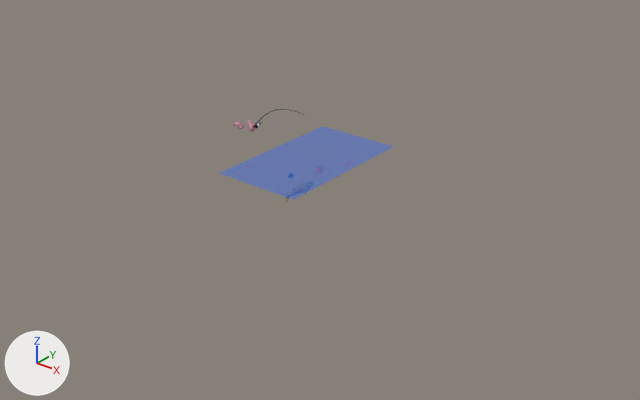
The Blender file models/laghetto.blend as it was, and as the next commit left it.
Camera for both pictures: a 50 mm camera at (15.07, -18.35, 10.25) aimed at (1.64, -1.56, -0.17). The axes (+X, +Y, +Z) are drawn at lower left. The lights are the same throughout.

Names of what the first picture shows: 'Laghetto'.
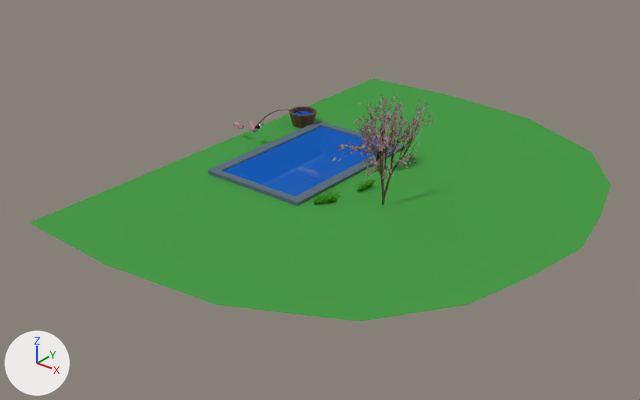
Where the newer file only moved an object's origin or applied its transform, the numbers keep the older frame.

Boxes [x1, y1, x2, y2] around the edits, measured in the pictures (640 x 400 px):
```json
{"object": "Sfondo", "change": "added", "after": [30, 79, 611, 322], "on screen": "green", "faces in mat_mat_prato (its picture is missing)": [30, 79, 611, 322], "faces in mat_mat_sakura (picture img_cherry_blossom_tree_png)": [332, 93, 435, 205], "faces in mat_mat_erbetta (picture img_grass_png)": [311, 143, 416, 205]}
{"object": "Vasca", "change": "shown", "after": [208, 121, 405, 206], "on screen": "blue"}
{"object": "Secchio", "change": "added", "after": [289, 106, 317, 128], "faces in mat_mat_secchio (brown #5e3c25)": [289, 106, 317, 128]}
{"object": "Canna", "change": "moved", "before": [253, 109, 304, 129], "after": [255, 109, 307, 129]}
```

Edits to the scene script, one JSON object a line:
```json
{"op": "add", "block": "img_funtain_png", "code": ["img_funtain_png = load_image('funtain.png', 'textures/funtain.png', 1920, 1080, 'sRGB')"]}
{"op": "add", "block": "img_cherry_blossom_tree_png", "code": ["img_cherry_blossom_tree_png = load_image('cherry_blossom_tree.png', 'textures/cherry_blossom_tree.png', 1109, 907, 'sRGB')"]}
{"op": "add", "block": "img_grass_png", "code": ["img_grass_png = load_image('grass.png', 'textures/grass.png', 5700, 2135, 'sRGB')"]}
{"op": "add", "block": "mat_mat_secchio", "code": ["mat_mat_secchio = principled_material('mat_secchio')", "mat_mat_secchio.base_color = (0.112, 0.0458, 0.0186)  # brown #5e3c25"]}
{"op": "add", "block": "mat_mat_fontana", "code": ["mat_mat_fontana = principled_material('mat_fontana')", "mat_mat_fontana.texture = img_funtain_png  # with its transparency", "mat_mat_fontana.specular_ior_level = 0.0"]}
{"op": "add", "block": "mat_mat_sakura", "code": ["mat_mat_sakura = principled_material('mat_sakura')", "mat_mat_sakura.texture = img_cherry_blossom_tree_png  # with its transparency", "mat_mat_sakura.specular_ior_level = 0.0"]}
{"op": "add", "block": "mat_mat_prato", "code": ["mat_mat_prato = principled_material('mat_prato')", "mat_mat_prato.base_color = (0.0684, 0.33, 0.0683)  # green #4a9b4a", "mat_mat_prato.specular_ior_level = 0.0"]}
{"op": "add", "block": "mat_mat_erbetta", "code": ["mat_mat_erbetta = principled_material('mat_erbetta')", "mat_mat_erbetta.texture = img_grass_png  # with its transparency", "mat_mat_erbetta.specular_ior_level = 0.0"]}
{"op": "add", "block": "me_16", "code": ["me_16 = bpy.data.meshes.new('16')", "me_16.from_pydata(...)  # 49 vertices, 94 faces; spans x -0.451..0.451, y -0.451..0.451, z -0.225..0.225", "# faces by material slot: [12, 82]", "me_16.materials.append(mat_mat_laghetto)  # blue #006ce1", "me_16.materials.append(mat_mat_secchio)  # brown #5e3c25"]}
{"op": "add", "block": "me_17", "code": ["me_17 = bpy.data.meshes.new('17')", "me_17.from_pydata(...)  # 46 vertices, 36 faces; spans x -3.0..8.4, y -7.6..7.6, z -0.1..3.0", "# faces by material slot: [26, 2, 6, 2]", "me_17.materials.append(mat_mat_prato)  # its picture is missing", "me_17.materials.append(mat_mat_sakura)  # picture img_cherry_blossom_tree_png", "me_17.materials.append(mat_mat_erbetta)  # picture img_grass_png", "me_17.materials.append(mat_mat_fontana)  # picture img_funtain_png"]}
{"op": "set", "path": "ob_canna.location", "old": "(-2.31, 0.0, 0.37)", "new": "(-2.23, 0.0, 0.37)"}
{"op": "remove", "block": "ob_vasca", "code": "ob_vasca.hide_set(True)"}
{"op": "add", "block": "ob_secchio", "code": ["ob_secchio = bpy.data.objects.new('Secchio', me_16)", "ob_secchio.location = (-2.05, 2.18, 0.23)"]}
{"op": "add", "block": "ob_sfondo", "code": ["ob_sfondo = bpy.data.objects.new('Sfondo', me_17)", "ob_sfondo.location = (0.0, 0.0, 0.0)"]}
```
